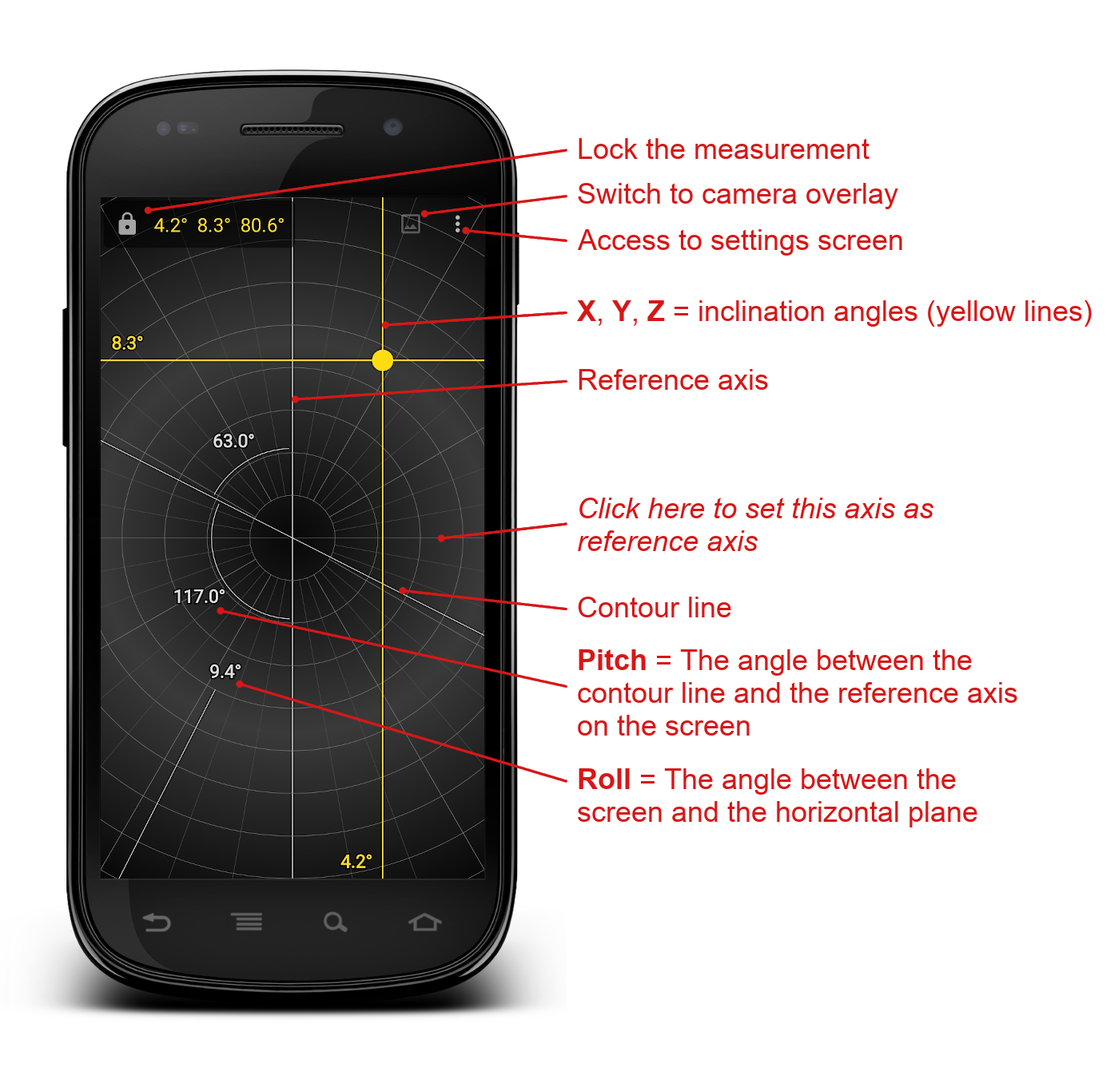
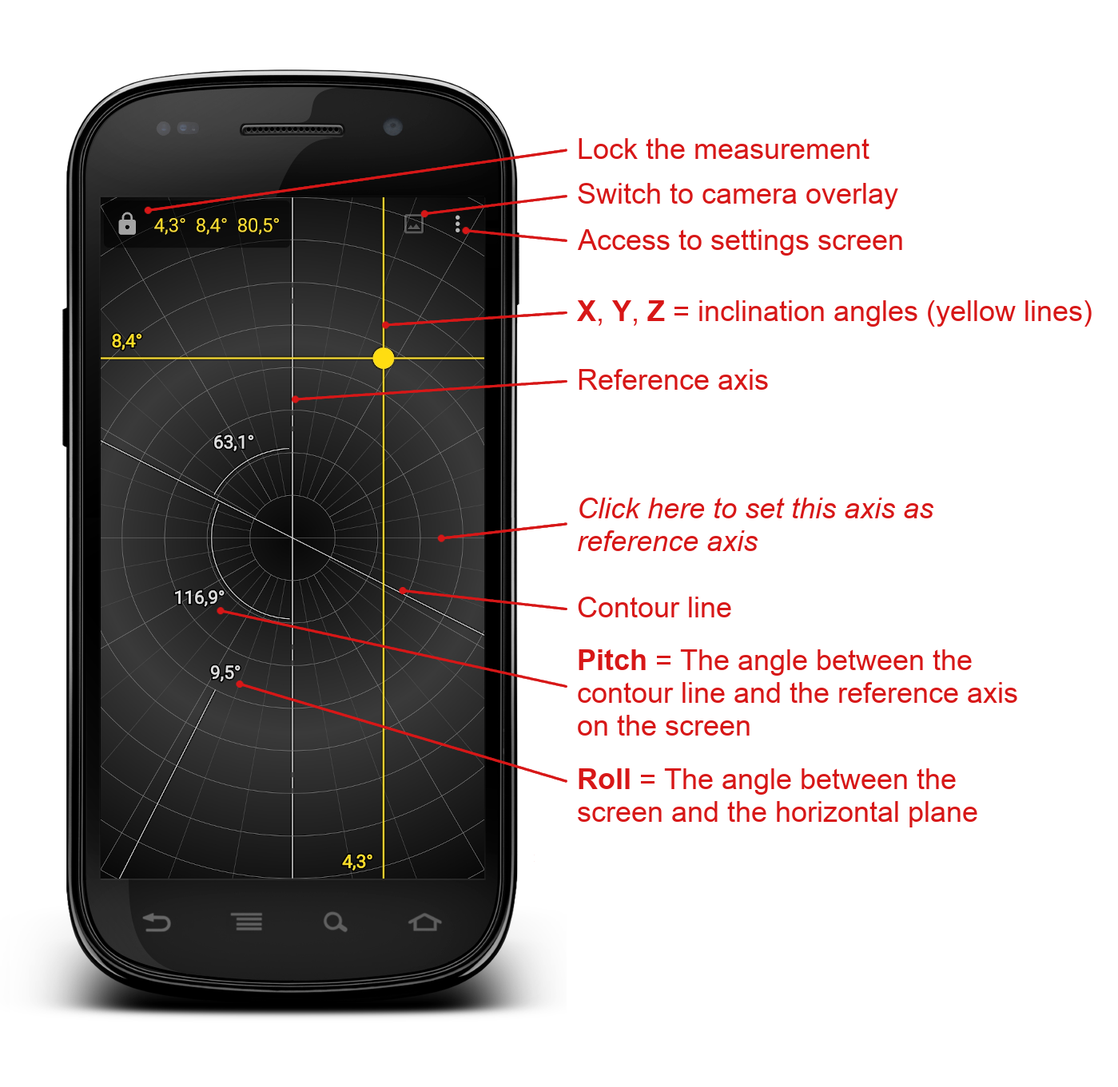
Revision of a layered 1118 × 1087 image; what changed, layer by layer:
added layer "Livello incollato #1" above "1.png" over [100, 197, 485, 879]
